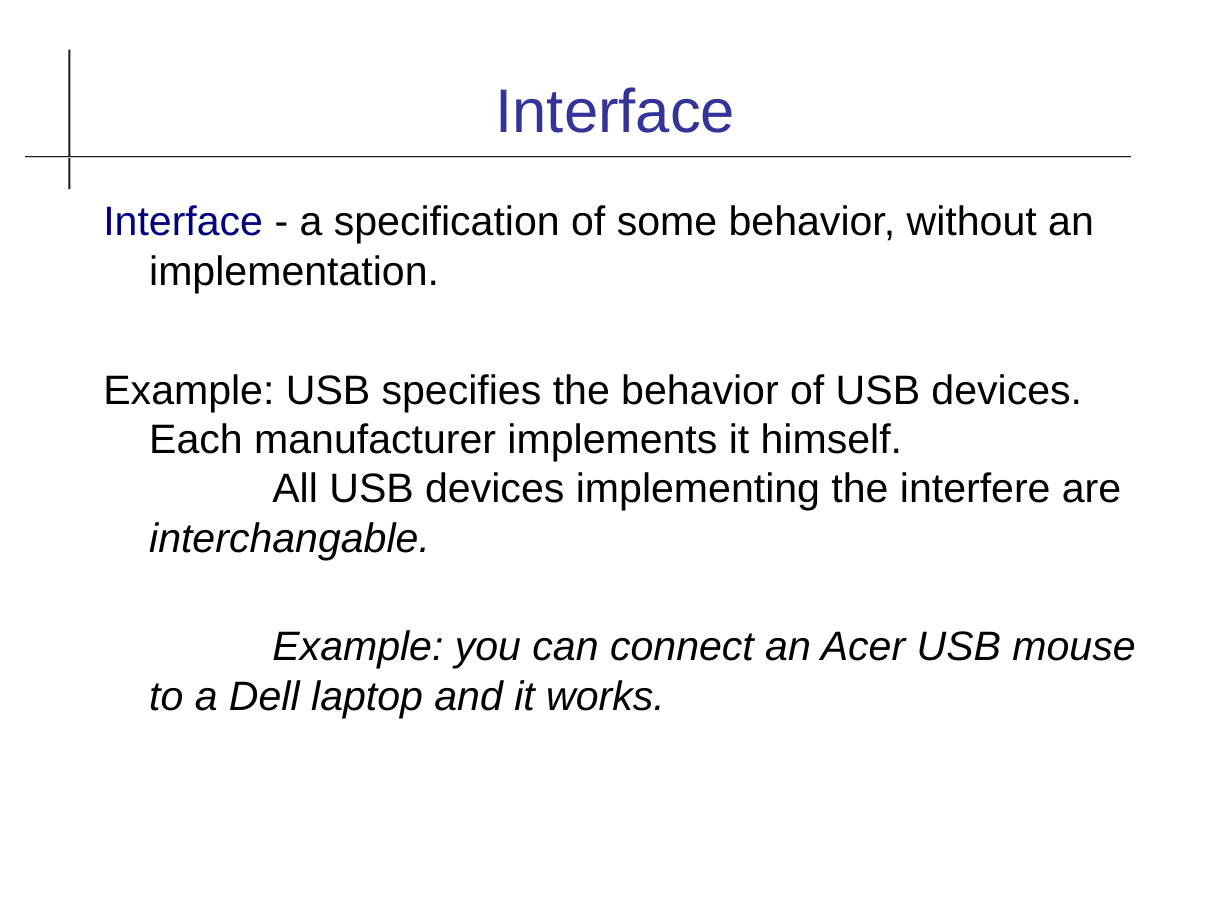
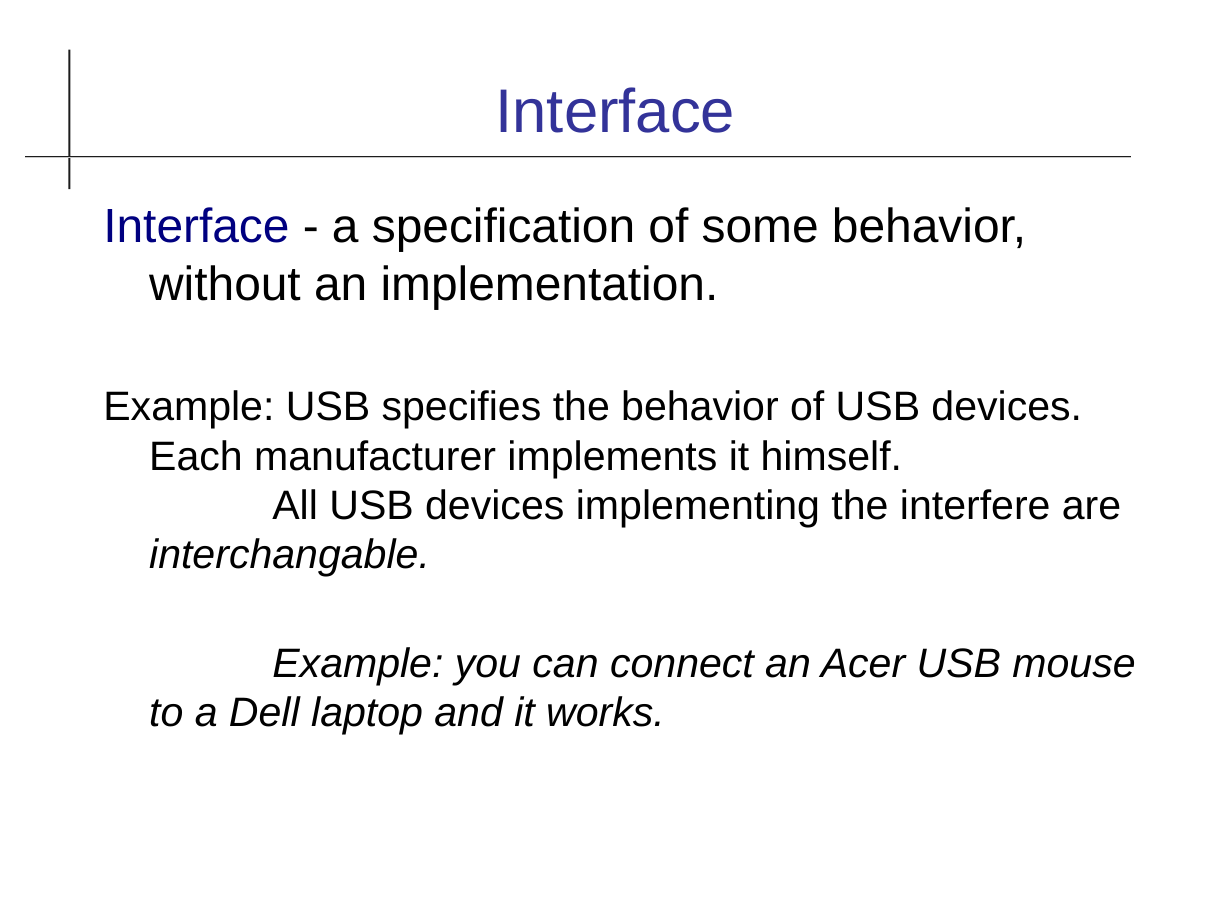
Before and after one commit to cpske/ISP, a slide deck: slide 36 of uml/UML-Class-Diagram.odp (slide 34 before the commit). Drawn at 1232x924 pixels with LibreOffice and Linux fonts; fonts in the diff are those of the drawing. Boxes give left, top, right and bottom in pixels: in the first picture for what was removed or moved away, otherwise in the second. Text is boxed around its words. In the diff, an @@ line names an element or a change of style, - is before the commit and + after.

```diff
--- a/uml/UML-Class-Diagram.odp
+++ b/uml/UML-Class-Diagram.odp
@@ text at (103, 207, 1026, 309): size 24 to 28 pt in "Interface - a specification of some behavior, ..." @@
```
Also in this commit, not shown: 8 other slides changed, 2 slides added, 1 other file.
